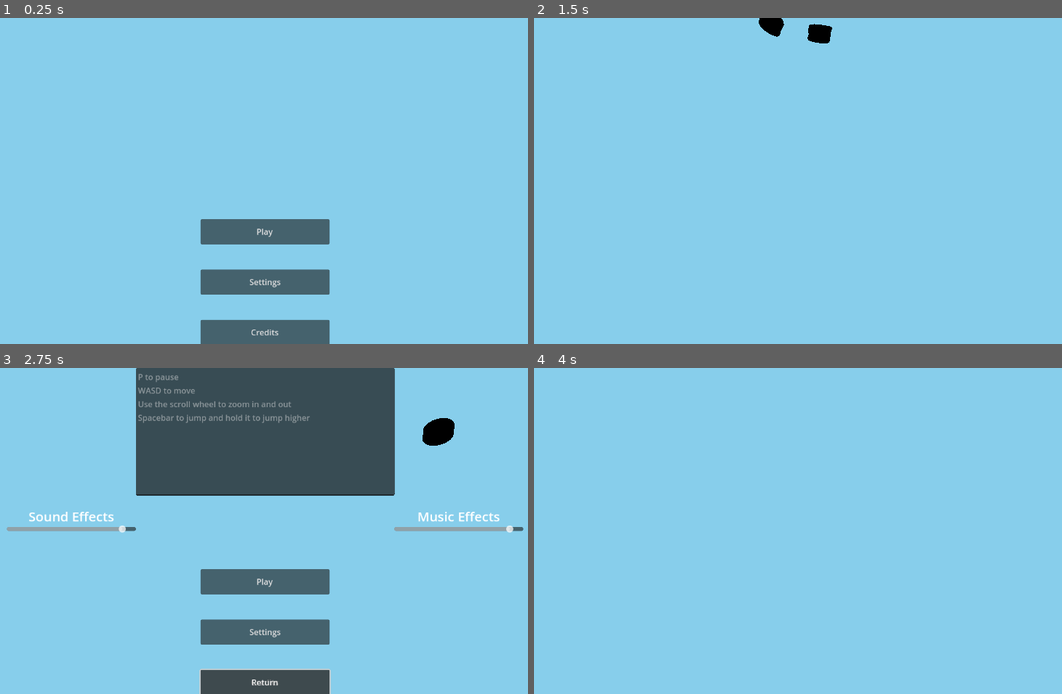
Above: before the commit, frames 1-4 (two rows, left to right).
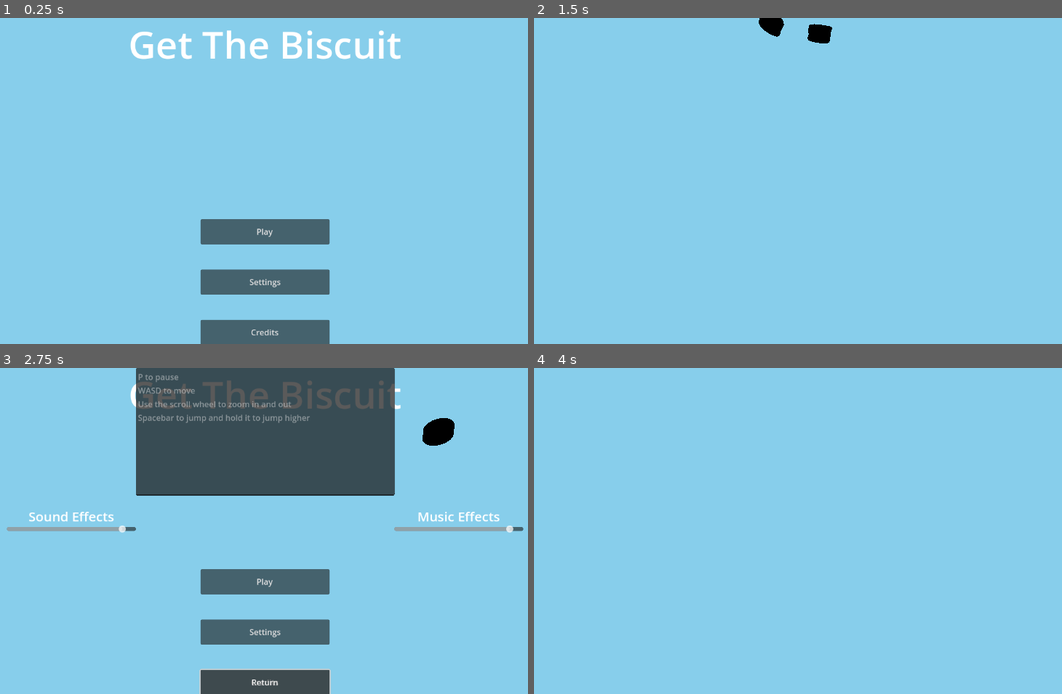
Above: after the commit, the same moments.

Repository: AlexTheAccount/Get-The-Biscuit
Game: Godot game, scene res://Tscn/UI/Main Menu.tscn
The game is run twice, just before and just after one commit, with the same random seed, the same clock (stepped at 60 frames per second) and the same inputs. Sound files missing from this copy of the repository are replaced by a short silence.
Inputs (mouse positions are in pixels of both pictures, inside the frame that each line leads up to):
- Up to frame 1 (0.25 s): no input
- Up to frame 2 (1.5 s): click "Settings" at 0.5 s; tap Enter (ui_accept) at 1.25 s; move the mouse to (924, 164) at 1.27 s; hold D (Player Right) from 1.28 s (still down); hold Mouse wheel up (Zoom In) from 1.28 s (still down); click (924, 164) at 1.42 s
- Up to frame 3 (2.75 s): tap Enter (ui_accept) at 1.52 s; release D (Player Right) at 2 s; release Mouse wheel up (Zoom In) at 2 s; click "Return" at 2 s
- Up to frame 4 (4 s): click "Credits" at 2.75 s; move the mouse to (681, 547) at 3.52 s; hold S (Player Down) from 3.53 s (still down); tap Mouse wheel down (Zoom Out) at 3.6 s; tap Enter (ui_accept) at 3.77 s

The runs differ from the first frame. In frame 1, 1.6% of the frame differs, in the area x 24-76%, y 3-13%; in frame 2, nothing differs; in frame 3, 1.2%; in frame 4, nothing differs.

Commit message:
Added Title

Diff:
--- a/get-the-biscuit/GD/UI/MMControl.gd
+++ b/get-the-biscuit/GD/UI/MMControl.gd
@@ -6,6 +6,7 @@
 var mmBackground = load("uid://cvye3flbatt88")
 @onready var addedMMBackground = $MMBackground
 
+@onready var titleNode := $Title
 @onready var playNode := $Play
 @onready var settingsNode := $Settings
 @onready var creditsNode := $Credits
@@ -24,11 +25,12 @@
 	pass
 
 func ToggleAll():
+	titleNode.visible = not titleNode.visible
 	playNode.visible = not playNode.visible
 	settingsNode.visible = not settingsNode.visible
 	creditsNode.visible = not creditsNode.visible
 	if addedMMBackground == null:
-		var addedMMBackground = mmBackground.instantiate()
+		addedMMBackground = mmBackground.instantiate()
 		add_child(addedMMBackground)
 
 func _on_play_button_up() -> void:
--- a/get-the-biscuit/Tscn/UI/Main Menu.tscn
+++ b/get-the-biscuit/Tscn/UI/Main Menu.tscn
@@ -14,6 +14,17 @@
 grow_vertical = 2
 mouse_filter = 2
 script = ExtResource("1_vuv5a")
+
+[node name="Title" type="Label" parent="."]
+layout_mode = 1
+anchors_preset = -1
+anchor_right = 1.0
+anchor_bottom = 0.319
+offset_bottom = -183.712
+grow_horizontal = 2
+theme_override_font_sizes/font_size = 75
+text = "Get The Biscuit"
+horizontal_alignment = 1
 
 [node name="Play" type="Button" parent="."]
 layout_mode = 1
